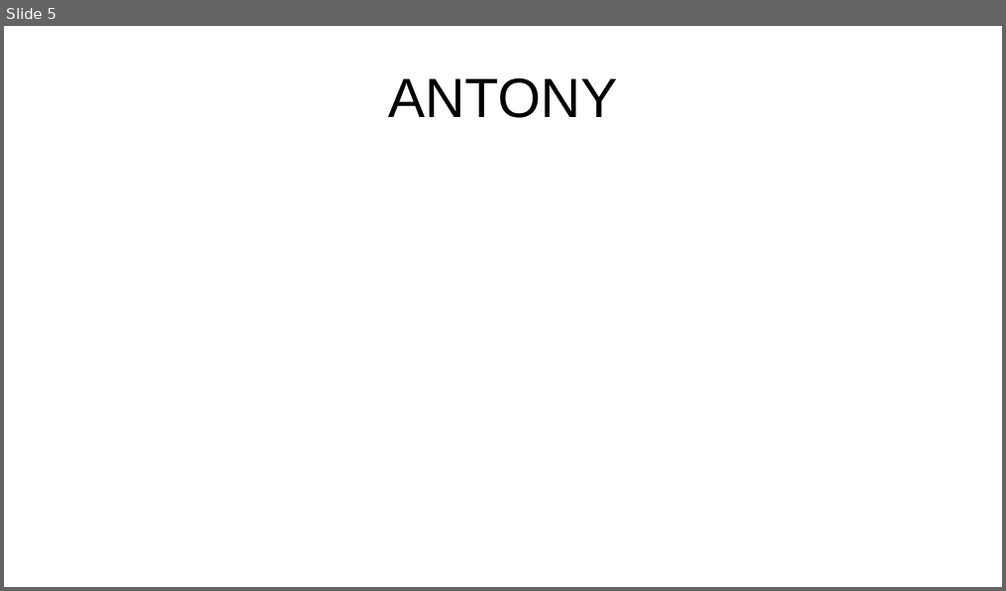
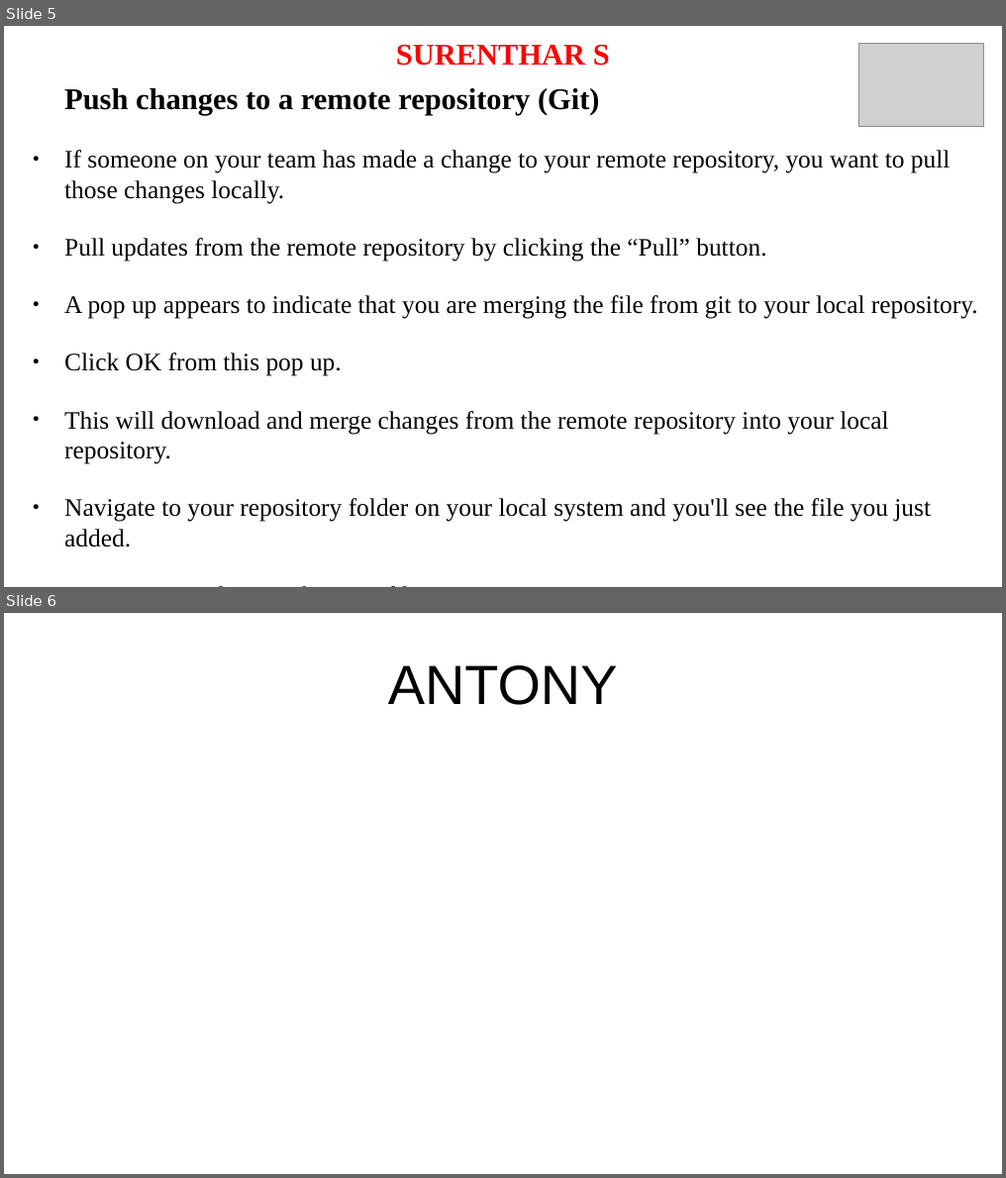
Before and after one commit to anubhavAnora/presentation, a slide deck: Presentation.odp. Shown one above the other, each under a label of ours: slide 5 before the commit, slides 5 and 6 after it. The pictures are 1006x591 and 1006x1178 pixels, drawn with LibreOffice and Linux fonts; fonts in the diff are those of the drawing; grey boxes stand for pictures. Boxes give left, top, right and bottom in pixels: in the first picture for what was removed or moved away, otherwise in the second. Text is boxed around its words. In the diff, an @@ line names an element or a change of style, - is before the commit and + after.

Commit message:
adding push to presentation

```diff
--- a/Presentation.odp
+++ b/Presentation.odp
@@ slide 5 added at (x1=4, y1=26, x2=1002, y2=587), background #FFFFFF @@
@@ title added at (x1=396, y1=44, x2=610, y2=66), 24 pt, text #FF0000, bold @@
+SURENTHAR S
@@ picture added at (x1=859, y1=44, x2=985, y2=127) @@
@@ text added at (x1=64, y1=88, x2=978, y2=548), 20 pt, text #000000 @@
+Push changes to a remote repository (Git)
+● If someone on your team has made a change to your remote repository, you want to pull those changes locally.
+● Pull updates from the remote repository by clicking the “Pull” button.
+● A pop up appears to indicate that you are merging the file from git to your local repository.
+● Click OK from this pop up.
+● This will download and merge changes from the remote repository into your local repository.
+● Navigate to your repository folder on your local system and you'll see the file you just added.
+● Source-tree updates with a new file in your History view.
@@ what was slide 5 is now slide 6 @@
```
